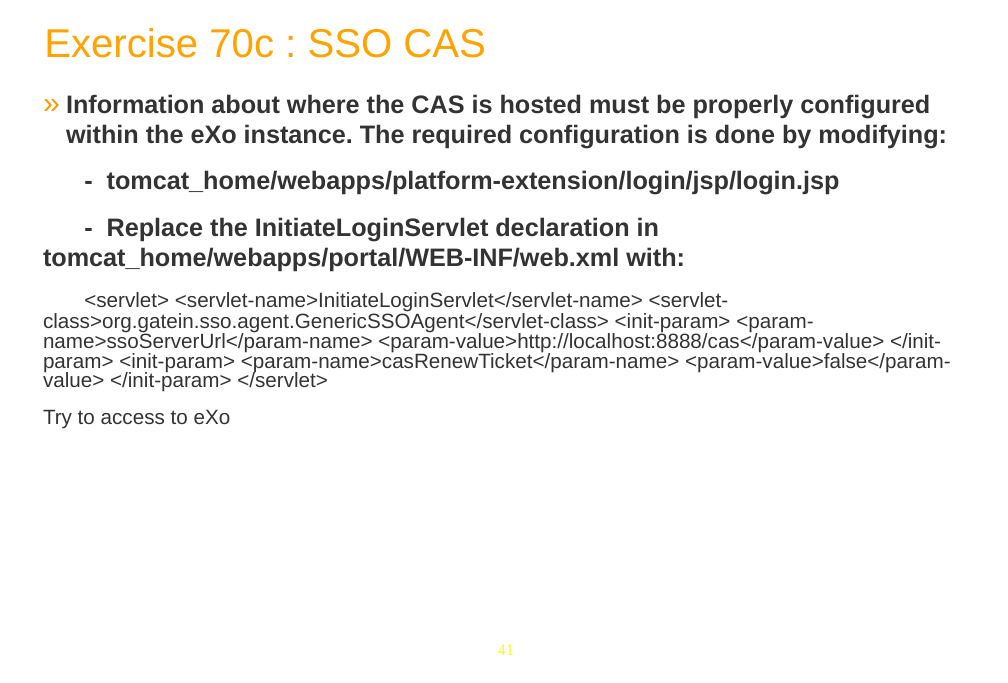
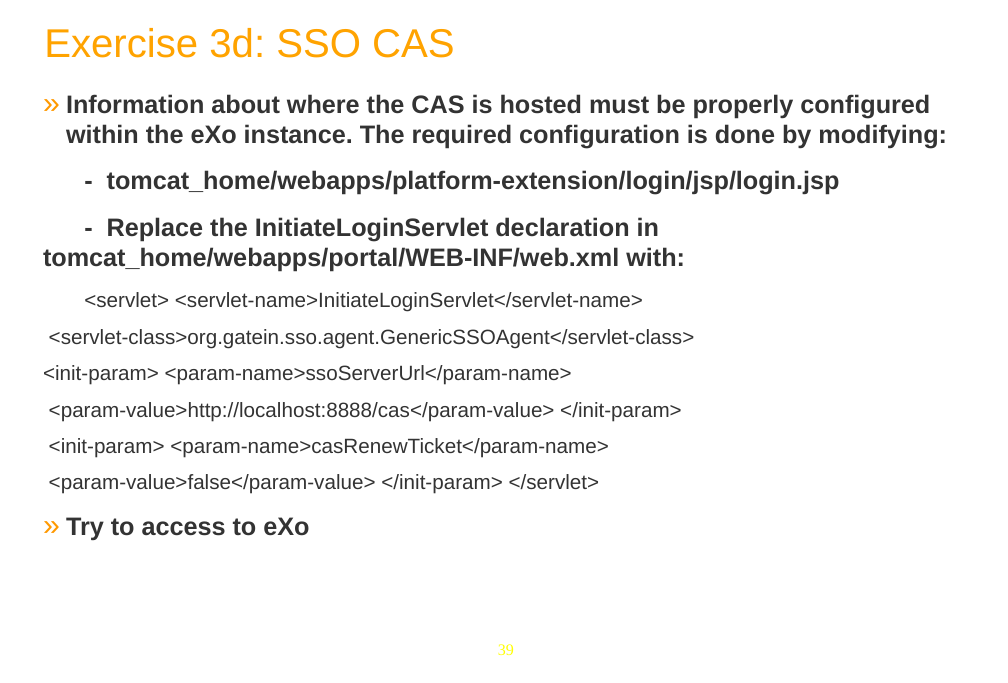
Before and after one commit to anhvurz90/training, a slide deck: slide 39 of exo-sysAdmin/970-LdapConfig-XSys.pptx (slide 41 before the commit). Drawn at 1008x683 pixels with LibreOffice and Linux fonts; fonts in the diff are those of the drawing; background and template pictures are left out. Boxes give left, top, right and bottom in pixels: in the first picture for what was removed or moved away, otherwise in the second. Text is boxed around its words. In the diff, an @@ line names an element or a change of style, - is before the commit and + after.

```diff
--- a/exo-sysAdmin/970-LdapConfig-XSys.pptx
+++ b/exo-sysAdmin/970-LdapConfig-XSys.pptx
@@ title at <box>44,28,455,58</box>: text changed @@
-Exercise 70c : SSO CAS
+Exercise 3d: SSO CAS
@@ text at <box>43,292,695,494</box>: text changed @@
-<servlet> <servlet-name>InitiateLoginServlet</servlet-name> <servlet-class>org.gatein.sso.agent.GenericSSOAgent</servlet-class> <init-param> <param-name>ssoServerUrl</param-name> <param-value>http://localhost:8888/cas</param-value> </init-param> <init-param> <param-name>casRenewTicket</param-name> <param-value>false</param-value> </init-param> </servlet>
+<servlet> <servlet-name>InitiateLoginServlet</servlet-name>
+<servlet-class>org.gatein.sso.agent.GenericSSOAgent</servlet-class>
+<init-param> <param-name>ssoServerUrl</param-name>
+<param-value>http://localhost:8888/cas</param-value> </init-param>
+<init-param> <param-name>casRenewTicket</param-name>
+<param-value>false</param-value> </init-param> </servlet>
@@ text at <box>66,517,309,540</box>: size 18 to 22 pt, bold on in "Try to access to eXo"; bullet none to »; line spacing 0.8 to 1 @@
@@ page number at <box>498,644,514,655</box>: text changed @@
-41
+39
```
Also in this commit, not shown: 18 other slides changed, 2 slides removed.
